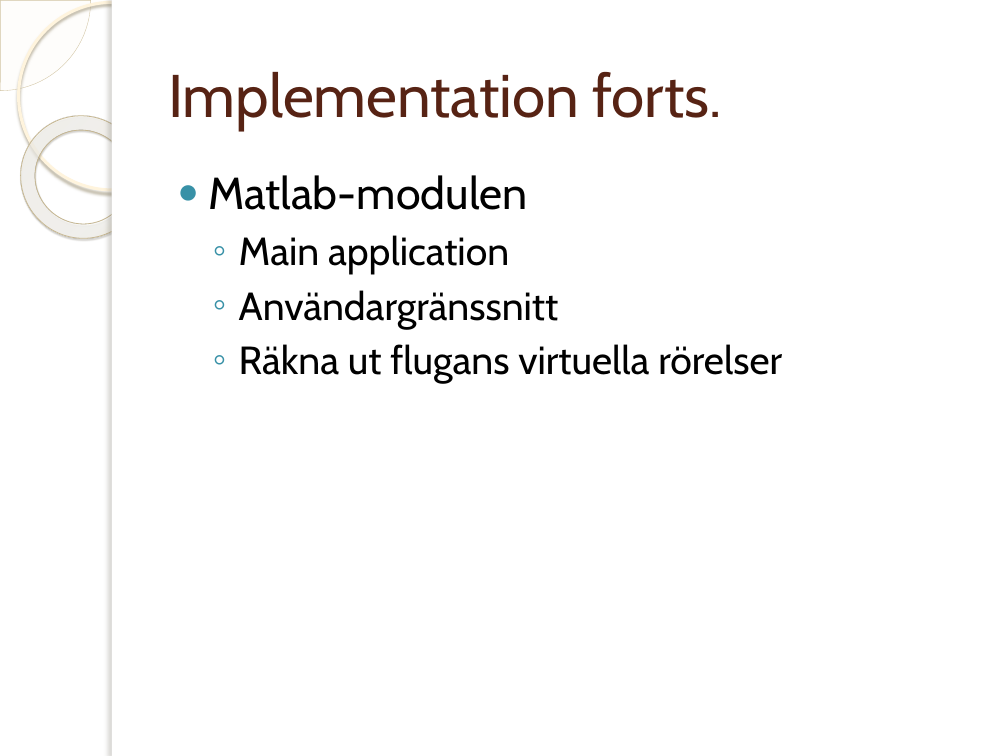
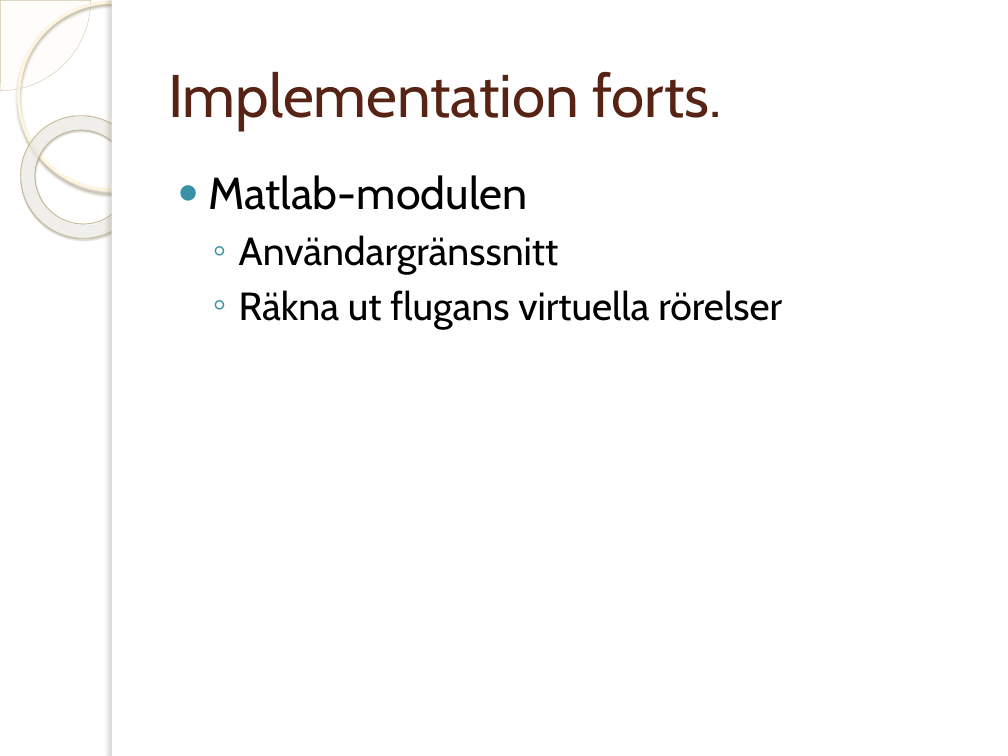
Before and after one commit to jakelamotta/master_thesis, a slide deck: slide 11 of presentations/presentation_swe.pptx. Drawn at 1008x756 pixels with LibreOffice and Linux fonts; fonts in the diff are those of the drawing; background and template pictures are left out. Boxes give left, top, right and bottom in pixels: in the first picture for what was removed or moved away, otherwise in the second. Text is boxed around its words. In the diff, an @@ line names an element or a change of style, - is before the commit and + after.

```diff
--- a/presentations/presentation_swe.pptx
+++ b/presentations/presentation_swe.pptx
@@ text at box(239, 235, 509, 274): paragraph removed @@
-  ◦ Main application
```
Also in this commit, not shown: 3 other slides changed, 1 slide added.
